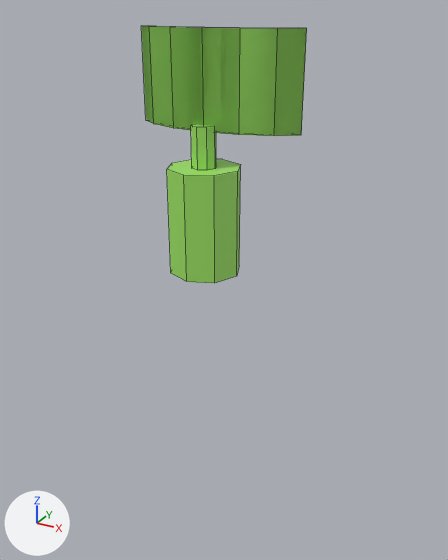
Renders of the Blender file art/radar.blend from each side of a commit.
Before and after are seen from a 50 mm lens placed at (16.5, -27.8, 13.5), pointed at (0.6, 1.1, -1.0). Lighting does not change. The marker at lower left points along +X, +Y and +Z. Mesh edges are drawn as thin lines.

Script lines for the objects in view, before the commit:
```python
mat_darkgreen = principled_material('DarkGreen')
mat_darkgreen.base_color = (0.346, 0.783, 0.129)  # green #9fe565
me_cylinder_002 = bpy.data.meshes.new('Cylinder.002')
me_cylinder_002.from_pydata(...)  # 100 vertices, 84 faces; spans x -2.37..2.37, y -0.33..0.83, z 1.44..4.84
me_cylinder_002.materials.append(mat_darkgreen)  # green #9fe565
me_cylinder_003 = bpy.data.meshes.new('Cylinder.003')
me_cylinder_003.from_pydata(...)  # an 8-sided cylinder along z spanning x -2.0..2.0, y -2.0..2.0, z 0.0..5.82
me_cylinder_003.materials.append(mat_darkgreen)  # green #9fe565
ob_horizontala = bpy.data.objects.new('HorizontalA', me_cylinder_002)
ob_horizontala.parent = ob_radar_stand
ob_horizontala.matrix_parent_inverse = Matrix(((1.0, 0.0, 0.0, 0.0), (0.0, 1.0, 0.0, 0.0), (0.0, 0.0, 1.0, 2.909), (0.0, 0.0, 0.0, 1.0)))
ob_horizontala.location = (0.0, 0.0, 0.0)
ob_horizontala.scale = (2.0, 2.0, 2.0)
ob_radar_stand = bpy.data.objects.new('Radar_Stand', me_cylinder_003)
ob_radar_stand.location = (0.0, 0.0, 0.0)
```
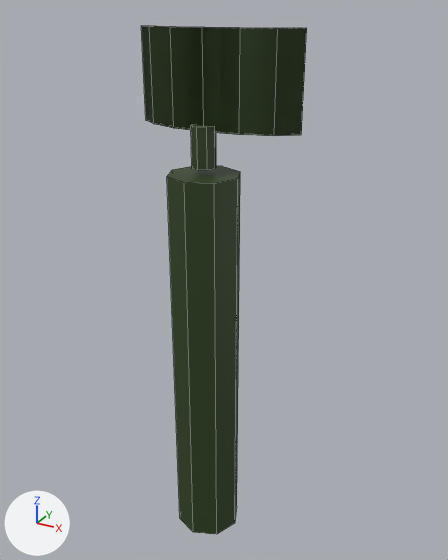
The newer file is also turned or shifted as a whole; pictures and numbers use the older file's frame.

Pixel boxes [x1, y1, x2, y2] of what changed, in the pictures (448 x 560 px):
'Radar_Stand', recoloured, mesh rescaled (195% taller)
    before: [167, 159, 241, 283]
    after: [167, 166, 240, 534]
'HorizontalA', recoloured
    both: [141, 26, 307, 170]

Diff of the bpy script that builds the scene:
```diff
--- a/art/radar.blend.py
+++ b/art/radar.blend.py
@@ mat_darkgreen @@
 mat_darkgreen = principled_material('DarkGreen')
-mat_darkgreen.base_color = (0.346, 0.783, 0.129)  # green #9fe565
+mat_darkgreen.base_color = (0.0276, 0.0555, 0.0125)  # dark green #2e431d
@@ me_cylinder_003 @@
 me_cylinder_003.from_pydata(...)  # 16 vertices, 10 faces; spans x -2.0..2.0, y -2.0..2.0, z 0.0..5.82
 # used by ob_radar_stand; location = (0.0, 0.0, 0.0)
+# me_cylinder_003 part 1: the whole mesh is scaled about its middle by (1, 1, 4), then moved by (0.0, 0.0, -9.11)
 me_cylinder_003.materials.append(mat_darkgreen)
```
